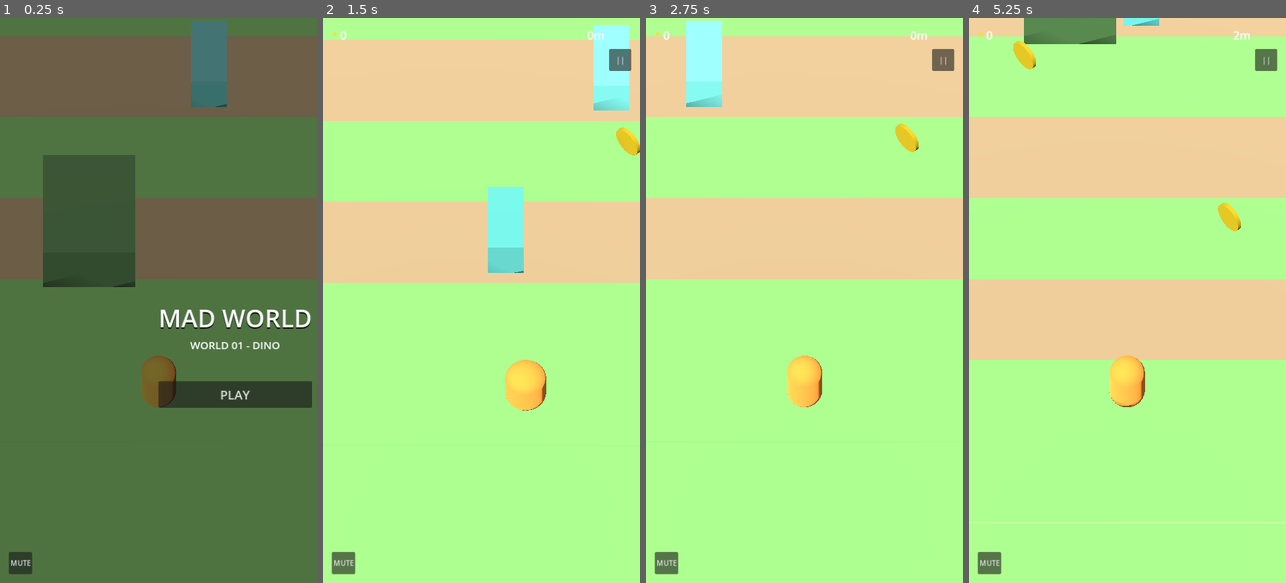
Above: before the commit, frames 1-4 (left to right).
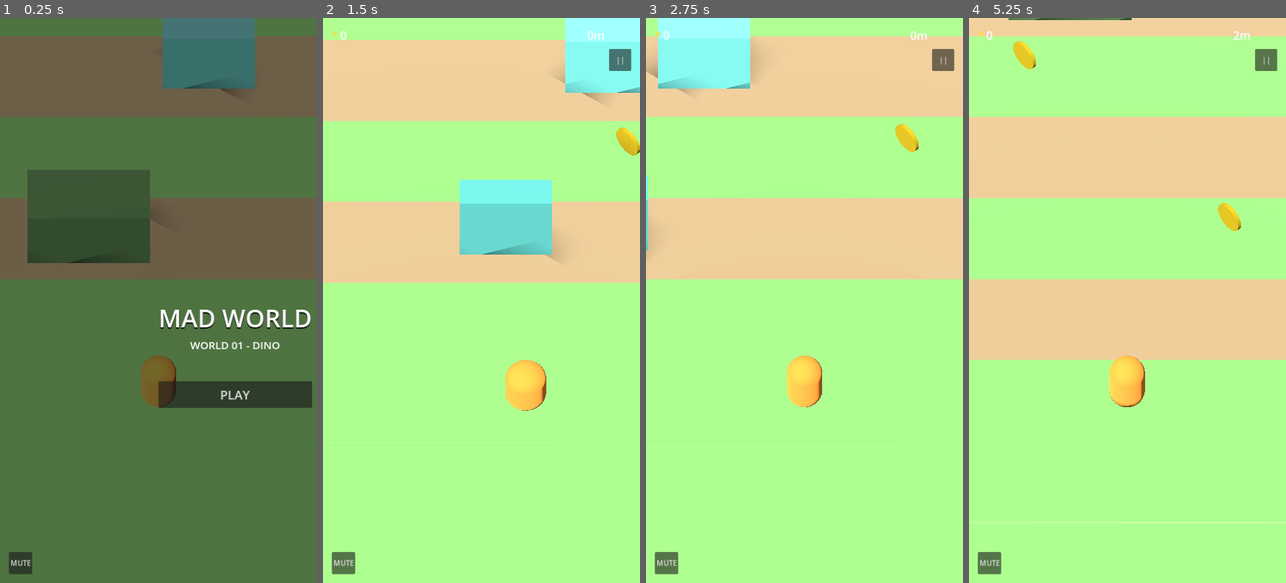
Above: after the commit, the same moments.

Repository: syhuinc/mad-world-dino
Game: Godot game, scene res://scenes/Main.tscn
The game is run twice, just before and just after one commit, with the same random seed, the same clock (stepped at 60 frames per second) and the same inputs.
Inputs (mouse positions are in pixels of both pictures, inside the frame that each line leads up to):
- Up to frame 1 (0.25 s): no input
- Up to frame 2 (1.5 s): click "PLAY" at 0.5 s; tap Enter at 1.25 s; move the mouse to (551, 272) at 1.27 s; hold Right (ui_right) from 1.28 s (still down); click (551, 272) at 1.42 s
- Up to frame 3 (2.75 s): move the mouse to (741, 328) at 2.02 s; release Right (ui_right) at 2.03 s; hold Down (ui_down) from 2.03 s (still down)
- Up to frame 4 (5.25 s): move the mouse to (1159, 176) at 2.77 s; release Down (ui_down) at 2.78 s; hold Right (ui_right) 2.78-3.53 s; move the mouse to (1111, 413) at 3.52 s; hold Up (ui_up) 3.53-4.28 s; click (1111, 413) at 3.67 s; move the mouse to (1222, 385) at 4.27 s; hold Left (ui_left) from 4.28 s (still down); move the mouse to (1032, 215) at 5.02 s

The runs differ from the first frame. In frame 1, 6.3% of the frame differs, in the area x 8-81%, y 0-48%; in frame 2, 6.2%; in frame 3, 2.9%; in frame 4, 1.5%.

Commit message:
Add Meshy reference spec sheets and match placeholder sizes to them
The game owner provided the actual Meshy-ready reference art: per-
creature spec sheets (Parasaurolophus, Gallimimus, Triceratops, T-Rex,
Spinosaurus, Crocodile, and the player character) with exact bounding
sizes, color palettes, and turnarounds, plus a full environment tile
and prop atlas. Saved under reference/ with an INDEX.md summarizing
what's there and what's already wired in vs. still a placeholder
choice.

No Meshy API key is configured in this environment, so these are not
yet run through actual 3D generation — that's still a manual step for
whoever has Meshy access. In the meantime, updated the placeholder
box sizes in LaneManager._species_data() and the crocodile in
_spawn_river() to match the spec sheets' exact dimensions (rare
dinosaurs are deliberately scaled 1.4x beyond spec to preserve the
"dominates a lane, wait for the gap" design intent). Verified the new
proportions by rendering. Colors are intentionally left as the
contrast-tuned placeholder values rather than the spec's authentic
(mostly brown/tan) palette, since flat primitive boxes need more
contrast against the dirt lane than a real shaded model would —
documented in reference/INDEX.md as a to-do for when real models land.

Co-Authored-By: Claude Sonnet 5 <noreply@anthropic.com>
Claude-Session: https://claude.ai/code/session_01JXumaCMtYsBuuYGGebf1B7

Diff:
--- a/scripts/Croc.gd
+++ b/scripts/Croc.gd
@@ -3,13 +3,13 @@
 var velocity_x: float = 0.0
 var half_range: float = 20.0
 
-func setup(vel_x: float, length: float, playfield_width: float) -> void:
+func setup(vel_x: float, size: Vector3, playfield_width: float) -> void:
 	velocity_x = vel_x
 	half_range = playfield_width * 0.5
 
 	var mesh := MeshInstance3D.new()
 	var box := BoxMesh.new()
-	box.size = Vector3(length, 0.3, 1.6)
+	box.size = size
 	mesh.mesh = box
 	var mat := StandardMaterial3D.new()
 	mat.albedo_color = Color(0.25, 0.45, 0.25)
@@ -18,7 +18,7 @@
 
 	var shape := CollisionShape3D.new()
 	var box_shape := BoxShape3D.new()
-	box_shape.size = Vector3(length, 0.3, 1.6)
+	box_shape.size = size
 	shape.shape = box_shape
 	add_child(shape)
 
--- a/scripts/LaneManager.gd
+++ b/scripts/LaneManager.gd
@@ -124,17 +124,25 @@
 	return coin
 
 func _species_data(species: int) -> Dictionary:
+	# Sizes (length x width x height) are taken from the Mad World Meshy
+	# reference spec sheets (reference/dinosaurs/); length maps to the X
+	# (movement) axis, width to Z (lane depth), height to Y.
+	# Colors are placeholder-legibility choices, not the spec's authentic
+	# palette (dinos are brown/tan there, same as the dirt lane, which
+	# reads fine on a detailed shaded model but disappears on a flat
+	# primitive box) — restore the spec colors once real models land.
 	match species:
-		DinoSpecies.PARA:
-			return {"color": Color(0.85, 0.8, 0.15), "size": Vector3(1.0, 0.9, 1.8), "speed": 1.6}
-		DinoSpecies.GALLI:
-			return {"color": Color(0.35, 0.7, 0.65), "size": Vector3(0.7, 0.8, 1.5), "speed": 2.8}
-		DinoSpecies.TRI:
-			return {"color": Color(0.3, 0.45, 0.25), "size": Vector3(1.8, 1.1, 2.4), "speed": 1.1}
-		DinoSpecies.TREX:
-			return {"color": Color(0.8, 0.12, 0.12), "size": Vector3(4.4, 2.4, 3.6), "speed": 1.3}
-		DinoSpecies.SPINO:
-			return {"color": Color(0.1, 0.3, 0.75), "size": Vector3(4.6, 2.1, 4.2), "speed": 1.4}
+		DinoSpecies.PARA: # spec: 2.0 x 0.8 x 1.4
+			return {"color": Color(0.85, 0.8, 0.15), "size": Vector3(2.0, 1.4, 0.8), "speed": 1.6}
+		DinoSpecies.GALLI: # spec: 1.8 x 0.6 x 1.6
+			return {"color": Color(0.35, 0.7, 0.65), "size": Vector3(1.8, 1.6, 0.6), "speed": 2.8}
+		DinoSpecies.TRI: # spec: 2.4 x 1.2 x 1.4
+			return {"color": Color(0.3, 0.45, 0.25), "size": Vector3(2.4, 1.4, 1.2), "speed": 1.1}
+		DinoSpecies.TREX: # spec: 3.0 x 1.8 x 2.0, scaled 1.4x so it genuinely
+			# dominates a lane per the "wait for the gap" design intent
+			return {"color": Color(0.8, 0.12, 0.12), "size": Vector3(4.2, 2.8, 2.52), "speed": 1.3}
+		DinoSpecies.SPINO: # spec: 3.2 x 1.6 x 1.8, scaled 1.4x (see T-Rex)
+			return {"color": Color(0.1, 0.3, 0.75), "size": Vector3(4.48, 2.24, 2.52), "speed": 1.4}
 	return {"color": Color.WHITE, "size": Vector3.ONE, "speed": 1.0}
 
 func _spawn_dino(parent: Node3D, species: int, start_x: float, direction: float, speed_mult: float) -> Node3D:
@@ -176,7 +184,9 @@
 	var direction = 1.0 if randi() % 2 == 0 else -1.0
 	var speed = randf_range(1.0, 1.8)
 	var half = COLS * TILE_SIZE * 0.5
-	var croc_len = TILE_SIZE * 1.4
+	# Crocodile size (length x width x height) from the Meshy reference spec.
+	var croc_len = 2.6
+	var croc_size = Vector3(croc_len, 0.6, 1.0)
 	var gap = TILE_SIZE * 1.3
 	var spacing = croc_len + gap
 	var count = int((COLS * TILE_SIZE * 2) / spacing)
@@ -185,7 +195,7 @@
 		var start_x = -half - offset + i * spacing
 		var croc = preload("res://scripts/Croc.gd").new()
 		croc.add_to_group("croc")
-		croc.setup(direction * speed, croc_len, COLS * TILE_SIZE * 2.0)
+		croc.setup(direction * speed, croc_size, COLS * TILE_SIZE * 2.0)
 		croc.position = Vector3(start_x, 0.15, 0)
 		parent.add_child(croc)
 		result.append(croc)
Binary file added: reference/creatures/crocodile_spec.png
Binary file added: reference/creatures/gallimimus_spec.png
Binary file added: reference/creatures/parasaurolophus_spec.png
Binary file added: reference/creatures/player_character_spec.png
Binary file added: reference/creatures/spinosaurus_spec.png
Binary file added: reference/creatures/trex_spec.png
Binary file added: reference/creatures/triceratops_spec.png
Binary file added: reference/tiles/dirt_tile_closeup.png
Binary file added: reference/tiles/grass_tile_closeup.png
Binary file added: reference/tiles/log_water_tile_closeup.png
Binary file added: reference/tiles/tile_and_prop_atlas.png
Binary file added: reference/tiles/tile_variant_sheet_a.png
(and 4 more such lines)
